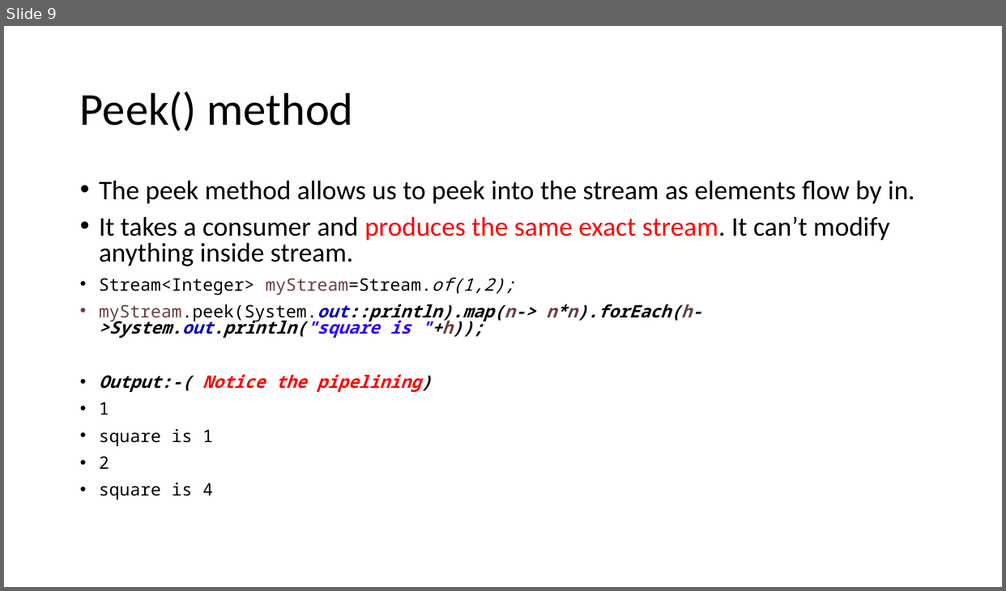
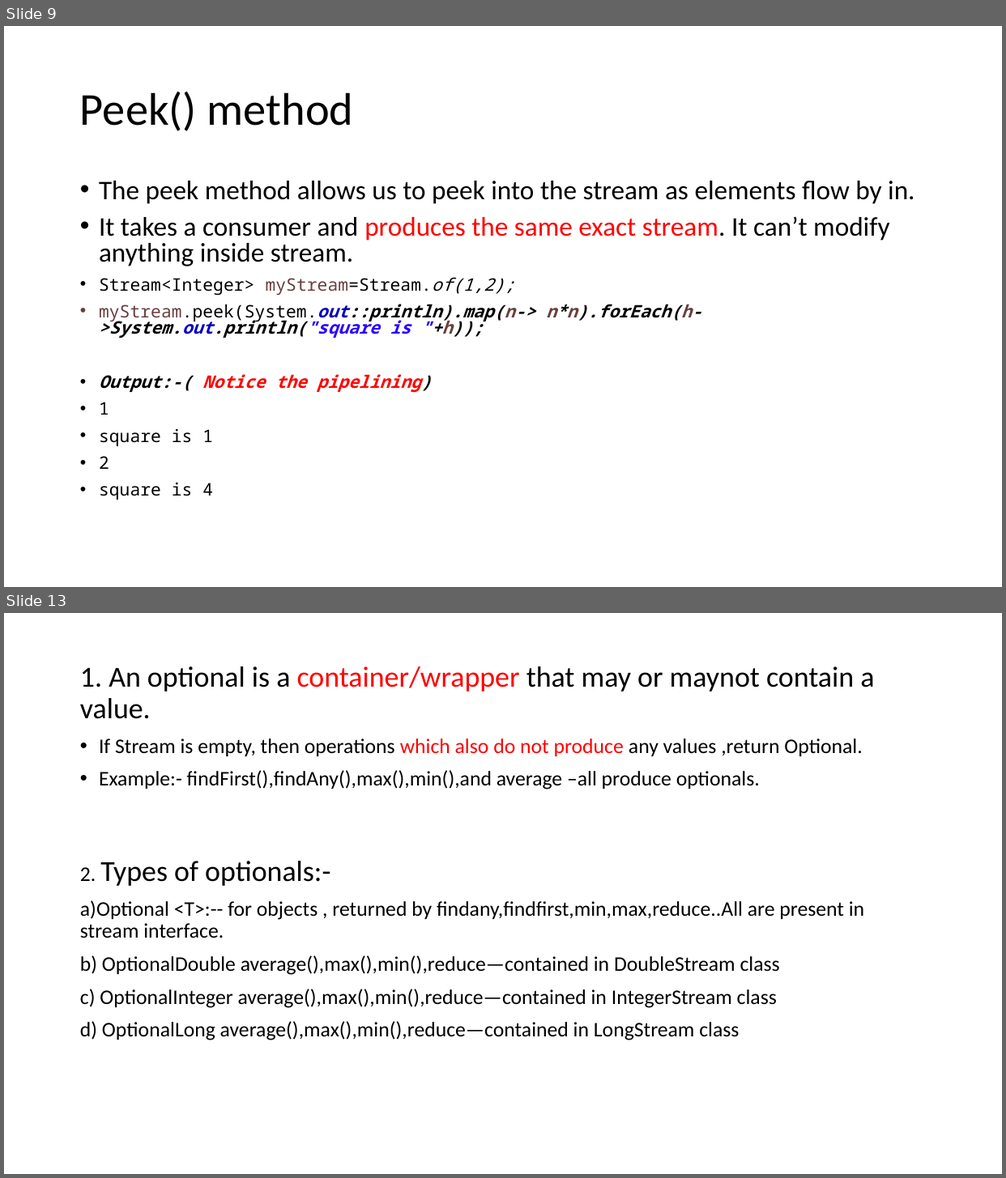
Before and after one commit to aroranishant8/JavaNotes, a slide deck: Java8/Lambda/Streams.pptx. Shown one above the other, each under a label of ours: slide 9 before the commit, slides 9 and 13 after it; the slides between them are not shown. The pictures are 1006x591 and 1006x1178 pixels, drawn with LibreOffice and Linux fonts; fonts in the diff are those of the drawing. Boxes give left, top, right and bottom in pixels: in the first picture for what was removed or moved away, otherwise in the second. Text is boxed around its words. In the diff, an @@ line names an element or a change of style, - is before the commit and + after.

```diff
--- a/Java8/Lambda/Streams.pptx
+++ b/Java8/Lambda/Streams.pptx
@@ slide 13 added at bbox=[4, 613, 1002, 1174], background #FFFFFF @@
@@ text added at bbox=[80, 666, 874, 1041], 20 pt, text #000000 @@
+1. An optional is a container/wrapper that may or maynot contain a value.
+• If Stream is empty, then operations which also do not produce any values ,return Optional.
+• Example:- findFirst(),findAny(),max(),min(),and average –all produce optionals.
+2. Types of optionals:-
+a)Optional <T>:-- for objects , returned by findany,findfirst,min,max,reduce..All are present in stream interface.
+b) OptionalDouble average(),max(),min(),reduce—contained in DoubleStream class
+c) OptionalInteger average(),max(),min(),reduce—contained in IntegerStream class
+d) OptionalLong average(),max(),min(),reduce—contained in LongStream class
```
Also in this commit, not shown: 2 slides changed, 5 other slides added.
